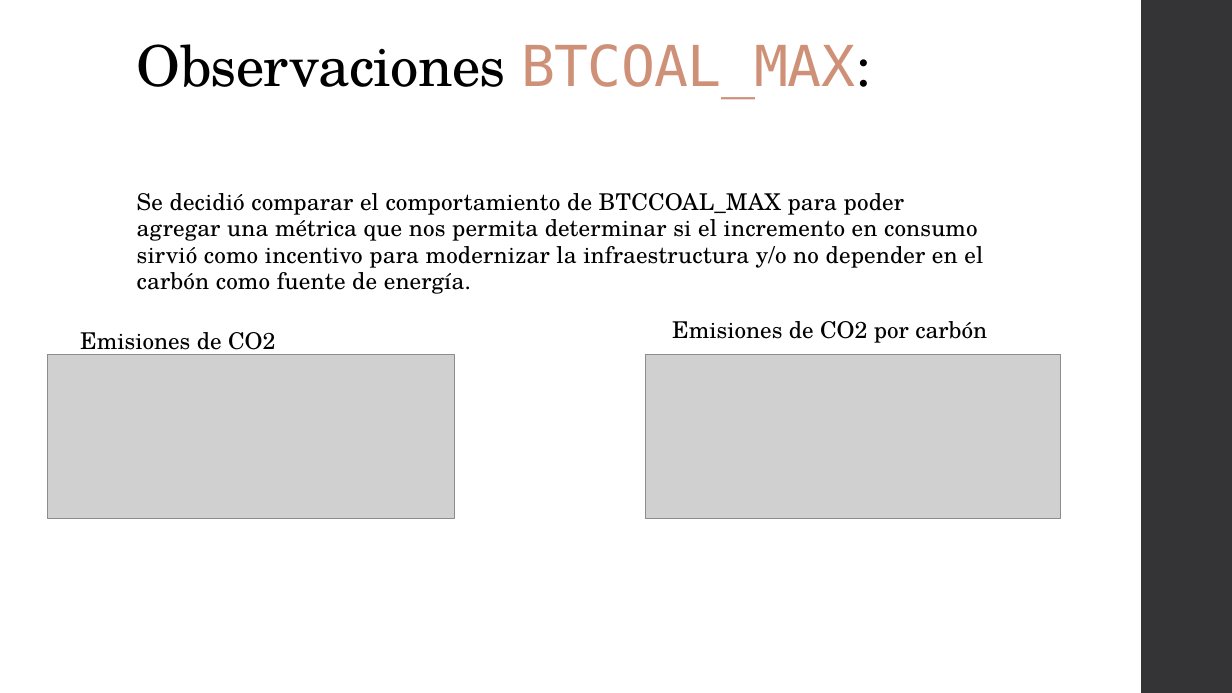
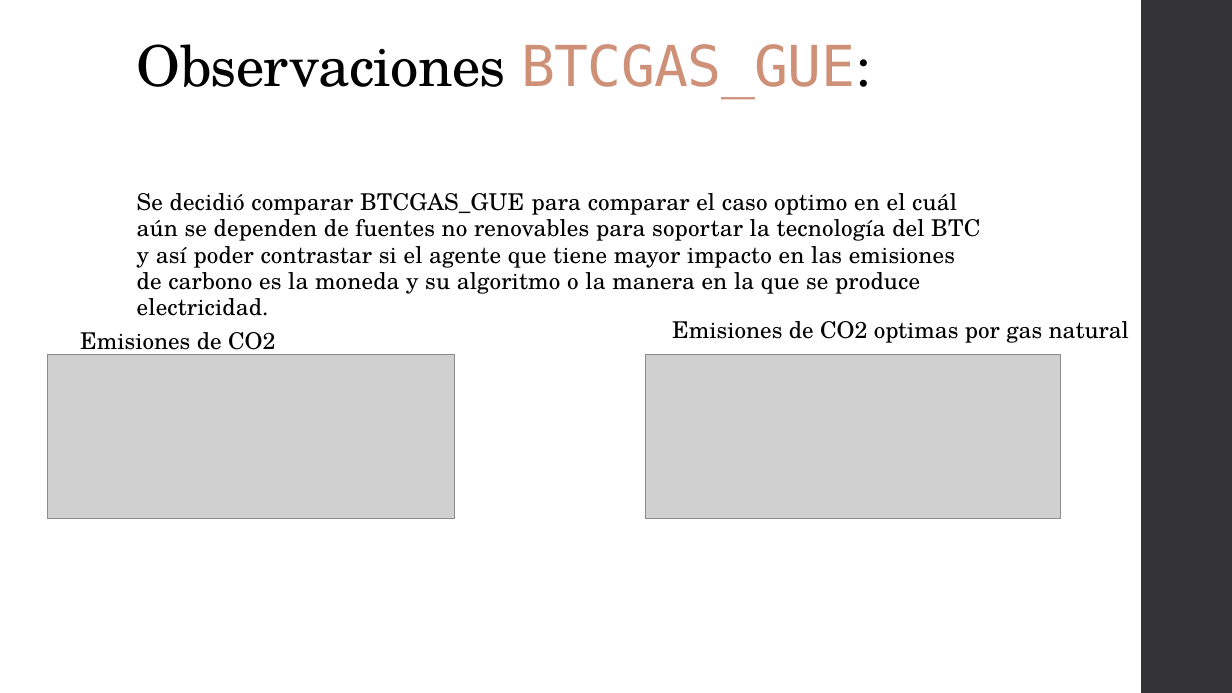
Before and after one commit to NicolasBecerraMachado/dataAnalytics4BTCemissions, a slide deck: slide 6 of BTC C02 emissions.pptx. Drawn at 1232x693 pixels with LibreOffice and Linux fonts; fonts in the diff are those of the drawing; grey boxes stand for pictures. Boxes give left, top, right and bottom in pixels: in the first picture for what was removed or moved away, otherwise in the second. Text is boxed around its words. In the diff, an @@ line names an element or a change of style, - is before the commit and + after.

```diff
--- a/BTC C02 emissions.pptx
+++ b/BTC C02 emissions.pptx
@@ title at <box>137,44,871,98</box>: text changed @@
-Observaciones BTCOAL_MAX:
+Observaciones BTCGAS_GUE:
@@ text at <box>137,193,980,316</box>: text changed @@
-Se decidió comparar el comportamiento de BTCCOAL_MAX para poder agregar una métrica que nos permita determinar si el incremento en consumo sirvió como incentivo para modernizar la infraestructura y/o no depender en el carbón como fuente de energía.
+Se decidió comparar BTCGAS_GUE para comparar el caso optimo en el cuál aún se dependen de fuentes no renovables para soportar la tecnología del BTC y así poder contrastar si el agente que tiene mayor impacto en las emisiones de carbono es la moneda y su algoritmo o la manera en la que se produce electricidad.
@@ text at <box>672,321,1129,343</box>: text changed @@
-Emisiones de CO2 por carbón
+Emisiones de CO2 optimas por gas natural
```
Also in this commit, not shown: 3 other slides changed, 4 other files.
